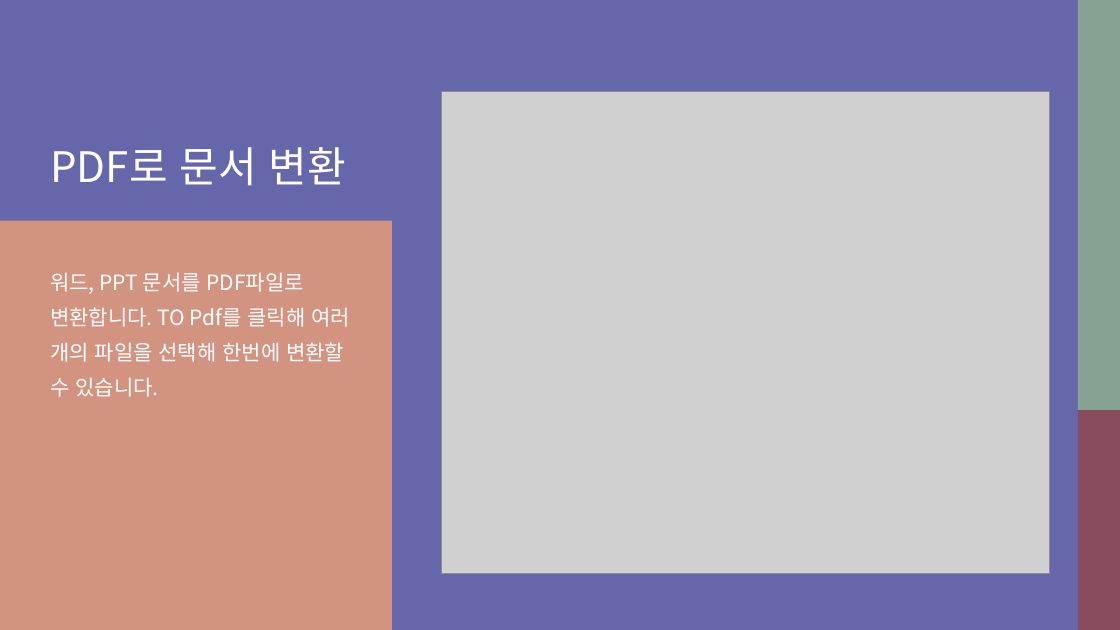
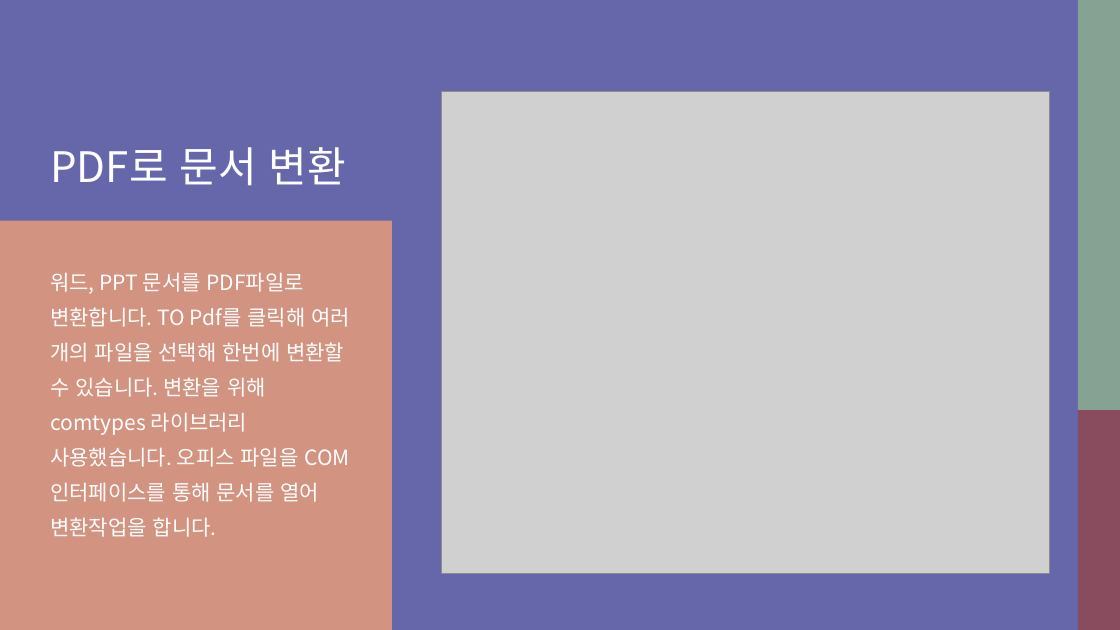
Before and after one commit to kang-seung-ho/Script-Project-01, a slide deck: slide 7 of 스크립트언어 1차 프로젝트.pptx. Drawn at 1120x630 pixels with LibreOffice and Linux fonts; fonts in the diff are those of the drawing; grey boxes stand for pictures. Boxes give left, top, right and bottom in pixels: in the first picture for what was removed or moved away, otherwise in the second. Text is boxed around its words. In the diff, an @@ line names an element or a change of style, - is before the commit and + after.

```diff
--- a/스크립트언어 1차 프로젝트.pptx
+++ b/스크립트언어 1차 프로젝트.pptx
@@ text at bbox=[50, 272, 350, 537]: text changed @@
-워드, PPT 문서를 PDF파일로 변환합니다. TO Pdf를 클릭해 여러 개의 파일을 선택해 한번에 변환할 수 있습니다.
+워드, PPT 문서를 PDF파일로 변환합니다. TO Pdf를 클릭해 여러 개의 파일을 선택해 한번에 변환할 수 있습니다. 변환을 위해 comtypes 라이브러리 사용했습니다. 오피스 파일을 COM인터페이스를 통해 문서를 열어 변환작업을 합니다.
```
Also in this commit, not shown: 1 other slide changed.
